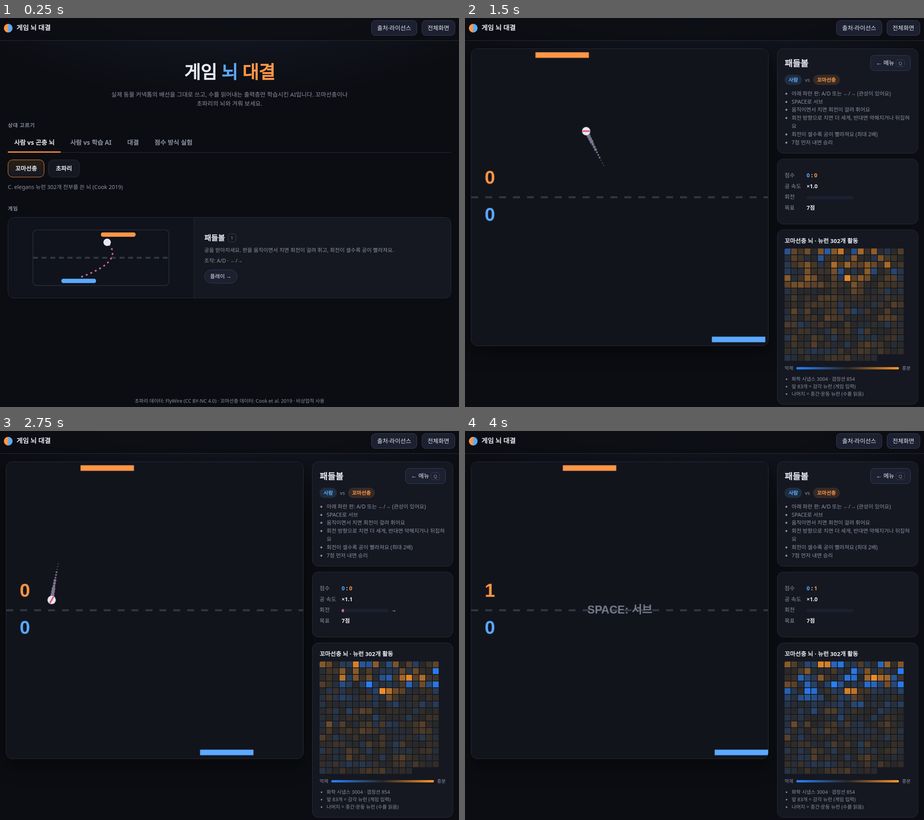
Above: before the commit, frames 1-4 (two rows, left to right).
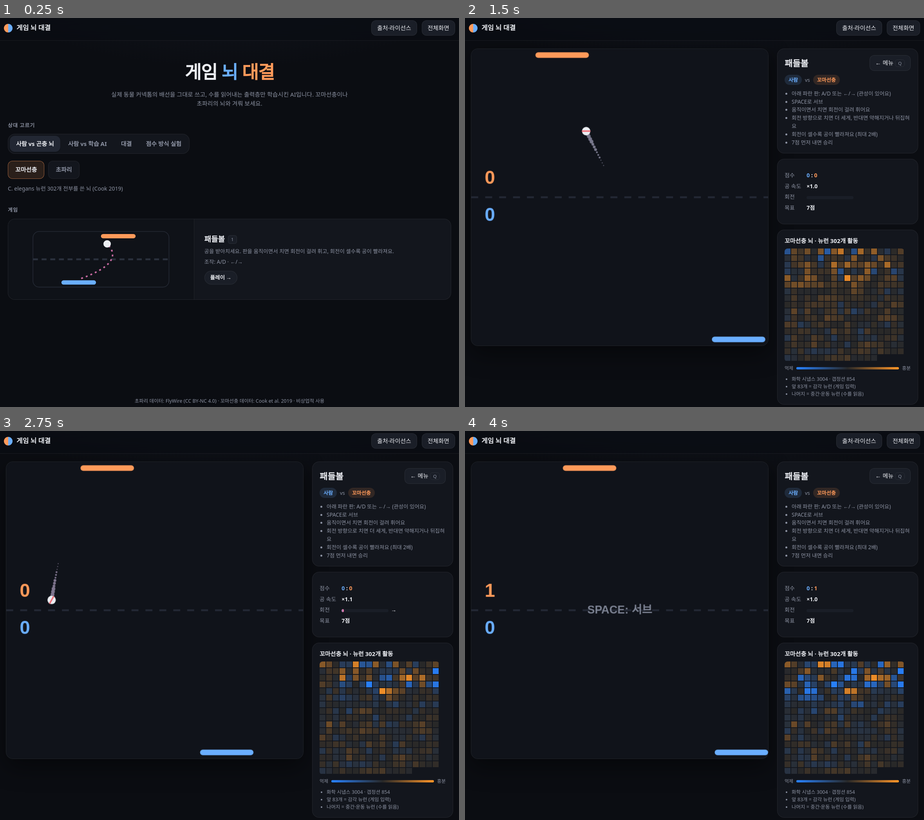
Above: after the commit, the same moments.

Repository: hjh202602-blip/connectome-games
Game: browser game, page web/index.html
Same seed, same stepped clock (60 frames per second), same inputs: the game is played once before the commit and once after it.
Inputs (mouse positions are in pixels of both pictures, inside the frame that each line leads up to):
- Up to frame 1 (0.25 s): no input
- Up to frame 2 (1.5 s): click (694, 259) at 0.27 s; hold D from 1.03 s (still down); tap Space at 1.1 s
- Up to frame 3 (2.75 s): release D at 1.53 s; hold A 1.58-2.15 s; tap Space at 1.6, 2.1, 2.6 s; hold D from 2.2 s (still down)
- Up to frame 4 (4 s): release D at 2.87 s; hold A 2.92-3.35 s; tap Space at 3.1, 3.6 s; hold D 3.4-3.9 s; hold A from 3.95 s (still down)

The runs differ from the first frame. In frame 1, 2.6% of the frame differs, in the area x 0-100%, y 0-73%; in frame 2, 0.2%; in frame 3, 0.2%; in frame 4, 0.2%.

Commit message:
Smoother web design: calmer colors and consistent corner radii
Co-Authored-By: Claude Opus 5.5 <noreply@anthropic.com>

Diff:
--- a/web/game.js
+++ b/web/game.js
@@ -3,8 +3,8 @@
 (function () {
   "use strict";
   const W = 640, H = 640, GAME_W = 640, FPS = 60;
-  const BG = "#12141c", FG = "#e6e8f0", DIM = "#787d8c";
-  const HUMAN_C = "#5aaaff", BRAIN_C = "#ff9646";
+  const BG = "#10131a", FG = "#eceef3", DIM = "#7c8292";
+  const HUMAN_C = "#6aaeff", BRAIN_C = "#ff9a5a";
   const FONT = '"Malgun Gothic", "Apple SD Gothic Neo", "Noto Sans KR", sans-serif';
   const F_BIG = `bold 40px ${FONT}`, F_MID = `bold 24px ${FONT}`, F_SMALL = `17px ${FONT}`;
   const $ = id => document.getElementById(id);
@@ -190,11 +190,11 @@
 
   // small preview pictures on the game cards
   const ART = {
-    paddle: `<svg viewBox="0 0 300 130"><rect x="40" y="20" width="220" height="90" rx="6" fill="none" stroke="#2a2f40"/>
-      <line x1="40" y1="65" x2="260" y2="65" stroke="#323746" stroke-dasharray="8 6" stroke-width="3"/>
-      <rect x="150" y="24" width="56" height="7" rx="3" fill="#ff9646"/><rect x="86" y="99" width="56" height="7" rx="3" fill="#5aaaff"/>
+    paddle: `<svg viewBox="0 0 300 130"><rect x="40" y="20" width="220" height="90" rx="10" fill="none" stroke="#252a35"/>
+      <line x1="40" y1="65" x2="260" y2="65" stroke="#2a303c" stroke-dasharray="8 6" stroke-width="3"/>
+      <rect x="150" y="24" width="56" height="7" rx="3.5" fill="#ff9a5a"/><rect x="86" y="99" width="56" height="7" rx="3.5" fill="#6aaeff"/>
       <path d="M118 96 Q 190 70 160 40" fill="none" stroke="#c86aa0" stroke-width="2.5" stroke-dasharray="3 5"/>
-      <circle cx="160" cy="40" r="6" fill="#e6e8f0"/></svg>`,
+      <circle cx="160" cy="40" r="6" fill="#eceef3"/></svg>`,
   };
   const GAMES = [
     { key: "1", name: "패들볼", art: ART.paddle, input: "A/D · ←/→", make: () => PaddleBall(),
@@ -293,7 +293,7 @@
     const order = keys.filter(k => k !== sel.lab && k !== FULL).concat(sel.lab !== FULL ? [FULL] : [], [sel.lab]);
     for (const k of order) {
       const me = k === sel.lab, full = k === FULL && !me;
-      svg += `<path d="${path(lines[k])}" fill="none" stroke="${me ? "var(--orange)" : full ? "var(--blue)" : "var(--line-2)"}"
+      svg += `<path d="${path(lines[k])}" fill="none" stroke="${me ? "var(--orange)" : full ? "var(--blue)" : "rgba(255,255,255,.16)"}"
                stroke-width="${me ? 2.6 : full ? 1.8 : 1.2}" ${full ? 'stroke-dasharray="5 4"' : ""}/>`;
     }
     return `<div class="lab-chart panel">
@@ -492,11 +492,11 @@
       draw() {
         const { ball, hy, by } = st;
         ctx.fillStyle = BG; ctx.fillRect(0, 0, W, H);
-        ctx.fillStyle = "#323746";
+        ctx.fillStyle = "#232834";
         for (let x = 0; x < GAME_W; x += 30) ctx.fillRect(x, H / 2 - 2, 15, 4);
         const ph = PH * GAME_W;
-        ctx.fillStyle = HUMAN_C; ctx.fillRect(hy * GAME_W - ph / 2, 0.97 * H, ph, 12);
-        ctx.fillStyle = BRAIN_C; ctx.fillRect(by * GAME_W - ph / 2, 0.03 * H - 12, ph, 12);
+        rrect(hy * GAME_W - ph / 2, 0.97 * H, ph, 12, 6, HUMAN_C);
+        rrect(by * GAME_W - ph / 2, 0.03 * H - 12, ph, 12, 6, BRAIN_C);
         const level = ball ? speedFactor(ball[4]) : 1;
         const amt = ball ? Math.min(Math.abs(ball[4]) / SPIN_MAX, 1) : 0;
         const dir = !ball || amt < 0.05 ? "" : ball[4] > 0 ? "←" : "→";
@@ -509,7 +509,7 @@
           const [cx, cy] = toScreen(ball[0], ball[1]);
           ctx.fillStyle = FG; ctx.beginPath(); ctx.arc(cx, cy, 9, 0, 7); ctx.fill();
           const dx = 8 * Math.cos(st.angle), dy = 8 * Math.sin(st.angle);
-          ctx.strokeStyle = "#e6466e"; ctx.lineWidth = 3;
+          ctx.strokeStyle = "#ef6b75"; ctx.lineWidth = 3; ctx.lineCap = "round";
           ctx.beginPath(); ctx.moveTo(cx - dx, cy - dy); ctx.lineTo(cx + dx, cy + dy); ctx.stroke();
         }
         text(String(st.score[0]), F_BIG, HUMAN_C, 40, H / 2 + 40, true);
--- a/web/index.html
+++ b/web/index.html
@@ -6,24 +6,31 @@
 <title>게임 뇌 대결</title>
 <style>
   :root {
-    --bg: #0c0d12; --surface: #151821; --surface-2: #1c2030; --line: #2a2f40; --line-2: #3a4156;
-    --fg: #e6e8f0; --dim: #8b91a3; --blue: #5aaaff; --orange: #ff9646; --red: #e05563;
+    --bg: #0b0d12; --surface: #13161d; --surface-2: #1a1e27; --surface-3: #222733;
+    --line: rgba(255, 255, 255, .07); --line-2: rgba(255, 255, 255, .13);
+    --fg: #eceef3; --dim: #8d93a3; --blue: #6aaeff; --orange: #ff9a5a; --red: #ef6b75; --green: #5fd197;
+    --blue-soft: rgba(106, 174, 255, .13); --orange-soft: rgba(255, 154, 90, .13);
+    --r-sm: 8px; --r: 12px; --r-lg: 18px; --pill: 999px;
+    --shadow: 0 1px 2px rgba(0, 0, 0, .25), 0 8px 24px rgba(0, 0, 0, .22);
+    --ease: cubic-bezier(.2, .7, .3, 1);
     --font: "Malgun Gothic", "Apple SD Gothic Neo", "Noto Sans KR", system-ui, sans-serif;
   }
   * { box-sizing: border-box; }
   html, body { margin: 0; min-height: 100%; }
   body {
-    background: radial-gradient(1200px 600px at 50% -200px, #1b2033 0%, var(--bg) 70%) fixed, var(--bg);
+    background: radial-gradient(1100px 520px at 50% -240px, #171c28 0%, var(--bg) 72%) fixed, var(--bg);
+    -webkit-font-smoothing: antialiased;
     color: var(--fg); font: 15px/1.55 var(--font); display: flex; flex-direction: column; min-height: 100vh;
   }
   button { font: inherit; color: inherit; cursor: pointer; }
+  button:focus-visible { outline: 2px solid var(--blue); outline-offset: 2px; }
   a { color: var(--blue); }
   [hidden] { display: none !important; }
 
   /* header */
   header {
     display: flex; align-items: center; gap: 12px; padding: 12px 24px;
-    border-bottom: 1px solid var(--line); background: rgba(12, 13, 18, 0.7); backdrop-filter: blur(8px);
+    border-bottom: 1px solid var(--line); background: rgba(11, 13, 18, .72); backdrop-filter: blur(14px) saturate(1.4);
     position: sticky; top: 0; z-index: 5;
   }
   .brand { display: flex; align-items: center; gap: 10px; font-weight: 700; font-size: 17px; margin-right: auto;
@@ -31,41 +38,42 @@
   .brand .dot { width: 22px; height: 22px; border-radius: 50%;
                 background: conic-gradient(var(--blue) 0 50%, var(--orange) 50% 100%); }
   .btn {
-    padding: 7px 14px; border-radius: 10px; border: 1px solid var(--line-2); background: var(--surface-2);
-    transition: background .15s, border-color .15s;
-  }
-  .btn:hover { background: #262b3d; border-color: #4a5270; }
-  .btn.danger { background: #5a2027; border-color: #7a2c36; }
-  .btn.danger:hover { background: #722833; }
+    padding: 7px 14px; border-radius: var(--r); border: 1px solid var(--line); background: var(--surface-2);
+    transition: background .2s var(--ease), border-color .2s var(--ease);
+  }
+  .btn:hover { background: var(--surface-3); border-color: var(--line-2); }
+  .btn.danger { background: rgba(239, 107, 117, .12); border-color: rgba(239, 107, 117, .3); color: #ffb3b9; }
+  .btn.danger:hover { background: rgba(239, 107, 117, .2); }
 
   main { flex: 1; width: 100%; max-width: 1180px; margin: 0 auto; padding: 32px 24px 24px; }
   main.wide { max-width: none; padding-top: 20px; }
 
   /* menu */
   .hero { text-align: center; margin: 12px 0 34px; }
-  .hero h1 { font-size: clamp(30px, 5vw, 46px); margin: 0 0 10px; letter-spacing: -0.5px; }
+  .hero h1 { font-size: clamp(30px, 5vw, 46px); margin: 0 0 10px; letter-spacing: -1px; font-weight: 800; }
   .hero h1 .b { color: var(--blue); } .hero h1 .o { color: var(--orange); }
   .hero p { color: var(--dim); margin: 0 auto; max-width: 620px; }
   .section-title { font-size: 13px; font-weight: 700; color: var(--dim); letter-spacing: 1px; margin: 0 0 12px; }
   .grid { display: grid; gap: 14px; grid-template-columns: repeat(3, minmax(0, 1fr)); margin-bottom: 34px; }
   .card {
-    text-align: left; background: var(--surface); border: 1px solid var(--line); border-radius: 16px;
-    padding: 18px 20px; transition: transform .15s, border-color .15s, background .15s, box-shadow .15s;
-  }
-  .card:hover { transform: translateY(-2px); border-color: var(--line-2); box-shadow: 0 10px 30px rgba(0, 0, 0, .35); }
-  .tabs { display: flex; gap: 8px; border-bottom: 1px solid var(--line); margin-bottom: 18px; flex-wrap: wrap; }
-  .tab { background: none; border: 0; border-bottom: 3px solid transparent; padding: 10px 16px; font-weight: 700;
-         font-size: 16px; color: var(--dim); margin-bottom: -1px; }
+    text-align: left; background: var(--surface); border: 1px solid var(--line); border-radius: var(--r-lg);
+    padding: 18px 20px; transition: transform .25s var(--ease), border-color .25s var(--ease), box-shadow .25s var(--ease);
+  }
+  .card:hover { transform: translateY(-2px); border-color: var(--line-2); box-shadow: var(--shadow); }
+  .tabs { display: inline-flex; gap: 4px; padding: 4px; margin-bottom: 18px; flex-wrap: wrap;
+          background: var(--surface); border: 1px solid var(--line); border-radius: var(--r-lg); }
+  .tab { background: none; border: 0; border-radius: calc(var(--r-lg) - 5px); padding: 9px 16px; font-weight: 700;
+         font-size: 15px; color: var(--dim); transition: background .2s var(--ease), color .2s var(--ease); }
   .tab:hover { color: var(--fg); }
-  .tab[aria-selected="true"] { color: var(--fg); border-bottom-color: var(--orange); }
+  .tab[aria-selected="true"] { color: var(--fg); background: var(--surface-3); box-shadow: 0 1px 2px rgba(0, 0, 0, .3); }
   .picks { display: flex; flex-direction: column; gap: 12px; }
   .pick-row { display: flex; align-items: center; gap: 10px; flex-wrap: wrap; }
   .pick-row .side { width: 84px; color: var(--dim); font-size: 13.5px; font-weight: 700; }
   .pick-row .side.b { color: var(--blue); } .pick-row .side.o { color: var(--orange); }
-  .pick { padding: 10px 18px; border-radius: 12px; border: 1px solid var(--line); background: var(--surface);
-          font-weight: 700; transition: border-color .15s, background .15s; }
-  .pick:hover { border-color: var(--line-2); }
-  .pick[aria-pressed="true"] { border-color: var(--orange); background: linear-gradient(180deg, #2a2016, var(--surface)); }
+  .pick { padding: 10px 18px; border-radius: var(--r); border: 1px solid var(--line); background: var(--surface);
+          font-weight: 700; color: var(--dim); transition: border-color .2s var(--ease), background .2s var(--ease), color .2s var(--ease); }
+  .pick:hover { border-color: var(--line-2); color: var(--fg); }
+  .pick[aria-pressed="true"] { border-color: rgba(255, 154, 90, .55); background: var(--orange-soft); color: var(--fg); }
   .pick-desc { color: var(--dim); font-size: 14px; margin: 14px 0 34px; min-height: 1.5em; }
   @media (max-width: 600px) { .pick-row .side { width: 100%; } .pick { flex: 1 1 40%; } }
   .game { display: flex; flex-direction: column; gap: 10px; padding: 0; overflow: hidden; }
@@ -73,54 +81,58 @@
   .grid.one .game { flex-direction: row; align-items: stretch; gap: 0; }
   .grid.one .game svg { width: 42%; height: auto; min-height: 170px; border-bottom: 0; border-right: 1px solid var(--line); }
   .grid.one .game .body { padding: 22px 26px; justify-content: center; }
-  .game svg { display: block; width: 100%; height: 130px; background: #10131b; border-bottom: 1px solid var(--line); }
+  .game svg { display: block; width: 100%; height: 130px; background: #0f1218; border-bottom: 1px solid var(--line); }
   .game .body { padding: 4px 20px 18px; display: flex; flex-direction: column; gap: 6px; }
   .game .name { font-weight: 700; font-size: 19px; display: flex; align-items: center; gap: 8px; }
   .game .desc { color: var(--dim); font-size: 13.5px; }
-  .kbd { font-size: 11.5px; color: var(--dim); border: 1px solid var(--line-2); border-radius: 6px; padding: 1px 6px;
+  .kbd { font-size: 11.5px; color: var(--dim); background: var(--surface-2); border: 1px solid var(--line); border-radius: 6px; padding: 1px 7px;
          font-weight: 400; }
-  .game:hover .play { background: var(--orange); color: #1a1208; }
+  .game:hover .play { background: var(--orange); border-color: var(--orange); color: #1d1208; }
   .play { margin-top: 6px; align-self: flex-start; padding: 6px 14px; border-radius: 999px; font-size: 13.5px;
-          background: var(--surface-2); border: 1px solid var(--line-2); transition: background .15s, color .15s; }
+          font-weight: 700; background: var(--surface-2); border: 1px solid var(--line); transition: background .2s var(--ease), color .2s var(--ease); }
   /* score-rule experiment tab */
   .lab { display: flex; flex-direction: column; gap: 16px; }
   .lab-toggles { display: flex; gap: 10px; flex-wrap: wrap; }
-  .switch { display: flex; align-items: center; gap: 10px; padding: 10px 16px 10px 10px; border-radius: 999px;
-            border: 1px solid var(--line); background: var(--surface); font-weight: 700; color: var(--dim); }
-  .switch .knob { width: 38px; height: 22px; border-radius: 999px; background: var(--surface-2); position: relative;
-                  border: 1px solid var(--line-2); transition: background .15s; flex: none; }
-  .switch .knob::after { content: ""; position: absolute; top: 2px; left: 2px; width: 16px; height: 16px; border-radius: 50%;
-                         background: var(--dim); transition: transform .15s, background .15s; }
-  .switch[aria-pressed="true"] { color: var(--fg); border-color: var(--orange); }
-  .switch[aria-pressed="true"] .knob { background: rgba(255, 150, 70, .3); border-color: var(--orange); }
-  .switch[aria-pressed="true"] .knob::after { transform: translateX(16px); background: var(--orange); }
+  .switch { display: flex; align-items: center; gap: 10px; padding: 8px 16px 8px 8px; border-radius: var(--pill);
+            border: 1px solid var(--line); background: var(--surface); font-weight: 700; color: var(--dim);
+            transition: border-color .2s var(--ease), color .2s var(--ease), background .2s var(--ease); }
+  .switch:hover { border-color: var(--line-2); }
+  .switch .knob { width: 36px; height: 22px; border-radius: var(--pill); background: var(--surface-3); position: relative;
+                  transition: background .2s var(--ease); flex: none; }
+  .switch .knob::after { content: ""; position: absolute; top: 3px; left: 3px; width: 16px; height: 16px; border-radius: 50%;
+                         background: #c3c7d1; box-shadow: 0 1px 2px rgba(0, 0, 0, .35); transition: transform .25s var(--ease); }
+  .switch[aria-pressed="true"] { color: var(--fg); background: var(--orange-soft); border-color: rgba(255, 154, 90, .4); }
+  .switch[aria-pressed="true"] .knob { background: var(--orange); }
+  .switch[aria-pressed="true"] .knob::after { transform: translateX(14px); background: #fff; }
   .stat-grid { display: grid; gap: 10px; grid-template-columns: repeat(3, minmax(0, 1fr)); }
-  .stat-card { background: var(--surface); border: 1px solid var(--line); border-radius: 14px; padding: 12px 14px;
+  .stat-card { background: var(--surface); border: 1px solid var(--line); border-radius: var(--r); padding: 12px 14px;
                display: flex; flex-direction: column; gap: 2px; }
   .stat-card .nm { color: var(--dim); font-size: 12.5px; }
-  .stat-card .val { font-size: 24px; font-weight: 700; font-variant-numeric: tabular-nums; }
+  .stat-card .val { font-size: 24px; font-weight: 800; letter-spacing: -.5px; font-variant-numeric: tabular-nums; }
   .stat-card .cmp { color: var(--dim); font-size: 12px; }
-  .stat-card .cmp.up { color: #5ccf8a; } .stat-card .cmp.down { color: var(--red); }
+  .stat-card .cmp.up { color: var(--green); } .stat-card .cmp.down { color: var(--red); }
   .lab-chart-head { display: flex; align-items: center; justify-content: space-between; gap: 10px; flex-wrap: wrap; margin-bottom: 8px; }
-  .seg { display: flex; flex-wrap: wrap; border: 1px solid var(--line-2); border-radius: 10px; overflow: hidden; }
-  .seg button { background: none; border: 0; padding: 5px 10px; font-size: 13px; color: var(--dim); }
-  .seg button + button { border-left: 1px solid var(--line-2); }
-  .seg button[aria-pressed="true"] { background: var(--surface-2); color: var(--fg); }
+  .seg { display: flex; flex-wrap: wrap; gap: 2px; padding: 3px; background: var(--bg); border: 1px solid var(--line); border-radius: var(--r); }
+  .seg button { background: none; border: 0; padding: 5px 11px; font-size: 12.5px; color: var(--dim); border-radius: var(--r-sm);
+                transition: background .2s var(--ease), color .2s var(--ease); }
+  .seg button:hover { color: var(--fg); }
+  .seg button[aria-pressed="true"] { background: var(--surface-3); color: var(--fg); }
   .lab-chart svg { display: block; width: 100%; height: auto; }
   .lab-chart svg text { fill: var(--dim); font: 11px var(--font); }
   .lab-legend { display: flex; gap: 14px; flex-wrap: wrap; font-size: 12.5px; color: var(--dim); margin-top: 6px; }
   .lab-legend .sw { display: inline-block; width: 16px; height: 3px; border-radius: 2px; vertical-align: middle; margin-right: 6px; }
-  .sw.o { background: var(--orange); } .sw.b { background: var(--blue); } .sw.g { background: var(--line-2); }
-  .table-wrap { overflow: auto; max-height: 460px; border: 1px solid var(--line); border-radius: 14px; }
+  .sw.o { background: var(--orange); } .sw.b { background: var(--blue); } .sw.g { background: rgba(255, 255, 255, .22); }
+  .table-wrap { overflow: auto; max-height: 460px; background: var(--surface); border: 1px solid var(--line); border-radius: var(--r-lg); }
   .lab-table thead th { position: sticky; top: 0; background: var(--surface); z-index: 1; }
   .fx { display: grid; gap: 8px; margin-top: 4px; }
   .fx-row { display: grid; grid-template-columns: 84px 1fr 64px; align-items: center; gap: 10px; font-size: 13px; }
   .fx-name { color: var(--fg); }
   .fx-val { text-align: right; font-variant-numeric: tabular-nums; color: var(--dim); }
-  .fx-track { position: relative; height: 18px; background: var(--surface-2); border-radius: 5px; }
-  .fx-zero { position: absolute; left: 50%; top: -3px; bottom: -3px; width: 1px; background: var(--line-2); }
-  .fx-bar { position: absolute; top: 3px; bottom: 3px; border-radius: 3px; background: var(--line-2); }
-  .fx-bar.up { background: #5ccf8a; } .fx-bar.down { background: var(--red); }
+  .fx-track { position: relative; height: 16px; background: var(--surface-2); border-radius: var(--pill); }
+  .fx-zero { position: absolute; left: 50%; top: -3px; bottom: -3px; width: 1px; background: rgba(255, 255, 255, .25); }
+  .fx-bar { position: absolute; top: 3px; bottom: 3px; border-radius: var(--pill); background: rgba(255, 255, 255, .2);
+            transition: width .35s var(--ease); }
+  .fx-bar.up { background: var(--green); } .fx-bar.down { background: var(--red); }
   .lab-table { width: 100%; border-collapse: collapse; font-size: 13px; font-variant-numeric: tabular-nums; }
   .lab-table th { color: var(--dim); font-weight: 700; text-align: right; padding: 8px 10px; border-bottom: 1px solid var(--line);
                   font-size: 12px; white-space: nowrap; }
@@ -129,7 +141,7 @@
   .lab-table td.dot { color: var(--orange); }
   .lab-table tbody tr { cursor: pointer; }
   .lab-table tbody tr:hover { background: var(--surface-2); }
-  .lab-table tbody tr[aria-selected="true"] { background: rgba(255, 150, 70, .12); }
+  .lab-table tbody tr[aria-selected="true"] { background: var(--orange-soft); }
   .lab-table tbody tr:last-child td { border-bottom: 0; }
   .muted { color: var(--dim); font-size: 12.5px; margin: 0; }
   .curve-desc { font-size: 13px; color: var(--dim); margin: 0 0 8px; line-height: 1.55; }
@@ -147,34 +159,34 @@
   .play-view { display: flex; gap: 22px; align-items: flex-start; justify-content: center; }
   .stage {
     flex: none; width: min(calc(100vh - 130px), calc(100vw - 440px)); min-width: 300px; aspect-ratio: 1;
-    border-radius: 16px; overflow: hidden; border: 1px solid var(--line); box-shadow: 0 16px 50px rgba(0, 0, 0, .45);
-    background: #12141c;
+    border-radius: var(--r-lg); overflow: hidden; border: 1px solid var(--line); box-shadow: 0 20px 60px rgba(0, 0, 0, .45);
+    background: #10131a;
   }
   canvas#c { display: block; width: 100%; height: 100%; touch-action: none; }
   aside { width: 360px; flex: none; display: flex; flex-direction: column; gap: 14px; }
-  .panel { background: var(--surface); border: 1px solid var(--line); border-radius: 16px; padding: 16px 18px; }
+  .panel { background: var(--surface); border: 1px solid var(--line); border-radius: var(--r-lg); padding: 16px 18px; }
   .side-head { display: flex; align-items: center; justify-content: space-between; gap: 10px; }
   .side-head h2 { margin: 0; font-size: 22px; }
   .matchup { display: flex; align-items: center; gap: 8px; margin-top: 10px; font-size: 13px; color: var(--dim); }
-  .chip { padding: 3px 10px; border-radius: 999px; font-weight: 700; font-size: 13px; }
-  .chip.blue { background: rgba(90, 170, 255, .14); color: var(--blue); }
-  .chip.orange { background: rgba(255, 150, 70, .14); color: var(--orange); }
+  .chip { padding: 3px 10px; border-radius: var(--pill); font-weight: 700; font-size: 13px; }
+  .chip.blue { background: var(--blue-soft); color: var(--blue); }
+  .chip.orange { background: var(--orange-soft); color: var(--orange); }
   .help { margin: 12px 0 0; padding-left: 18px; color: var(--dim); font-size: 13.5px; }
   .stats { display: grid; grid-template-columns: auto 1fr; gap: 6px 14px; font-size: 14px; }
   .stats dt { color: var(--dim); }
   .stats dd { margin: 0; font-weight: 700; font-variant-numeric: tabular-nums; }
-  .meter { display: inline-block; vertical-align: middle; width: 120px; height: 8px; border-radius: 4px;
+  .meter { display: inline-block; vertical-align: middle; width: 120px; height: 8px; border-radius: var(--pill);
            background: var(--surface-2); overflow: hidden; margin-right: 6px; }
-  .meter i { display: block; height: 100%; background: linear-gradient(90deg, #8a7aa0, #ff5a9e); }
+  .meter i { display: block; height: 100%; border-radius: inherit; background: linear-gradient(90deg, #8f86b0, #ff6fa8); }
   .controls { display: flex; align-items: center; gap: 8px; }
   .controls .speed { min-width: 64px; text-align: center; font-weight: 700; }
   .controls .danger { margin-left: auto; }
   .hint { color: var(--dim); font-size: 12.5px; margin-top: 8px; }
   .brain h3 { margin: 0 0 8px; font-size: 15px; }
-  .brain canvas { display: block; max-width: 100%; image-rendering: pixelated; border-radius: 4px; }
+  .brain canvas { display: block; max-width: 100%; image-rendering: pixelated; border-radius: var(--r-sm); }
   .brain ul { margin: 8px 0 0; padding-left: 18px; color: var(--dim); font-size: 12.5px; }
   .legend { display: flex; align-items: center; gap: 8px; color: var(--dim); font-size: 12px; margin-top: 8px; }
-  .legend .bar { flex: 1; height: 6px; border-radius: 3px;
+  .legend .bar { flex: 1; height: 6px; border-radius: var(--pill);
                  background: linear-gradient(90deg, rgb(40,130,255), rgb(40,40,40), rgb(255,150,40)); }
 
   @media (max-width: 900px) {
@@ -190,12 +202,12 @@
 
   /* credits dialog */
   #credits { max-width: 640px; background: var(--surface); color: var(--fg); border: 1px solid var(--line-2);
-             border-radius: 16px; padding: 22px 26px; font: 15px/1.6 var(--font); }
+             border-radius: var(--r-lg); box-shadow: var(--shadow); padding: 22px 26px; font: 15px/1.6 var(--font); }
   #credits::backdrop { background: rgba(0, 0, 0, 0.6); backdrop-filter: blur(2px); }
   #credits h2 { font-size: 20px; margin: 0 0 8px; }
   #credits h3 { font-size: 16px; margin: 16px 0 4px; color: var(--orange); }
   #credits ul { margin: 4px 0; padding-left: 20px; }
-  #credits .small { color: #9aa0b0; font-size: 13px; }
+  #credits .small { color: var(--dim); font-size: 13px; }
   #credits form { margin-top: 14px; }
   #loading { position: fixed; inset: 0; display: grid; place-items: center; font-size: 18px; background: var(--bg); z-index: 10; }
 </style>
